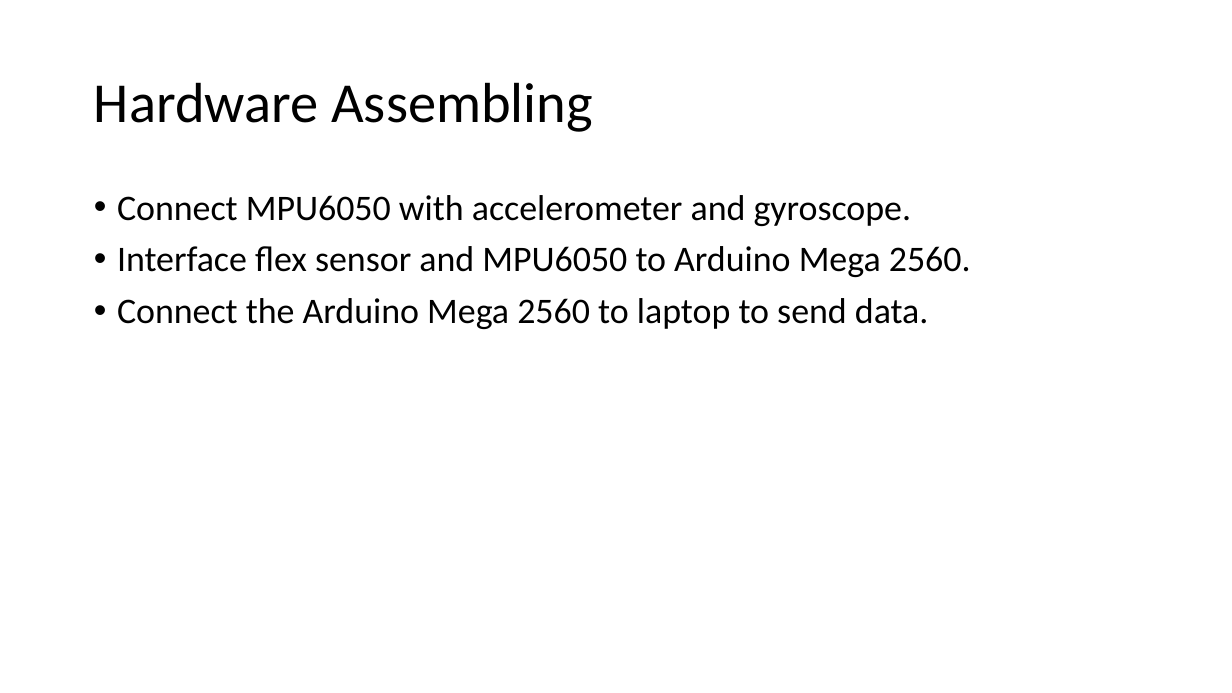
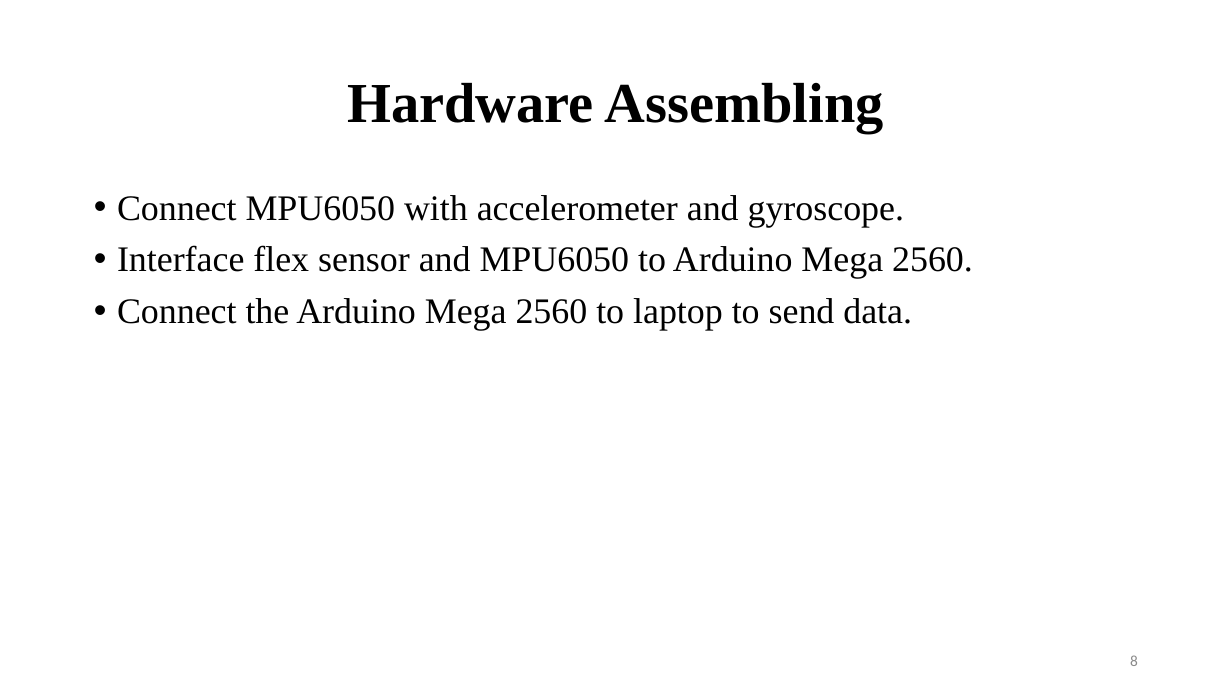
Before and after one commit to BipinGodar/ProjectReport, a slide deck: slide 8 of Smart Gloves using Flex Sensor.pptx. Drawn at 1232x693 pixels with LibreOffice and Linux fonts; fonts in the diff are those of the drawing. Boxes give left, top, right and bottom in pixels: in the first picture for what was removed or moved away, otherwise in the second. Text is boxed around its words. In the diff, an @@ line names an element or a change of style, - is before the commit and + after.

```diff
--- a/Smart Gloves using Flex Sensor.pptx
+++ b/Smart Gloves using Flex Sensor.pptx
@@ title "Hardware Assembling" at (x1=347, y1=82, x2=884, y2=133): font Calibri to Times New Roman, bold on; alignment left to centre @@
@@ text "Connect MPU6050 with accelerometer and ..." at (x1=117, y1=195, x2=973, y2=330): font Calibri to Times New Roman @@
@@ page number added at (x1=1130, y1=655, x2=1138, y2=666), 12 pt, text #8C8C8C @@
+8
```
Also in this commit, not shown: 11 other slides changed, 9 slides added, 5 slides removed, 3 other files.
